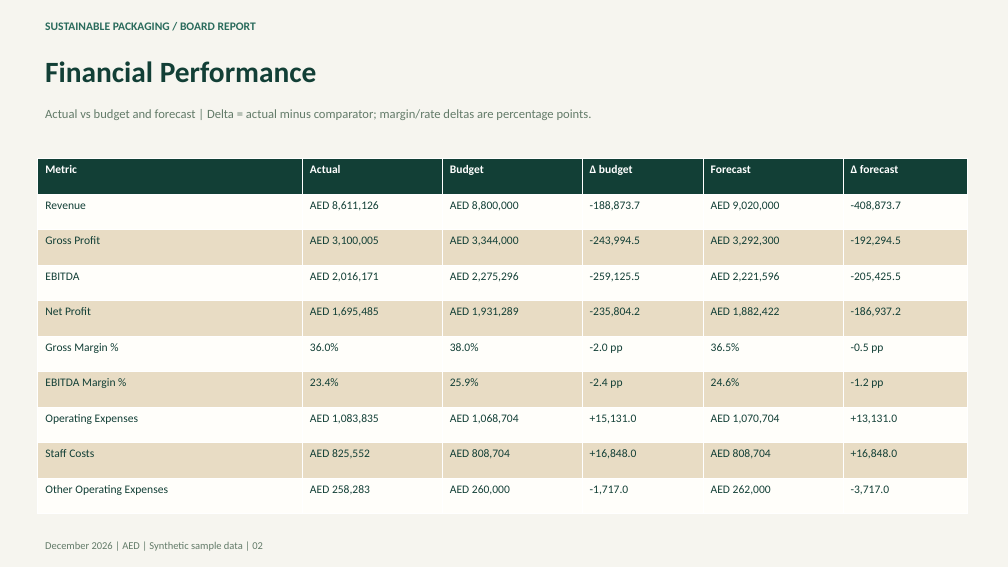
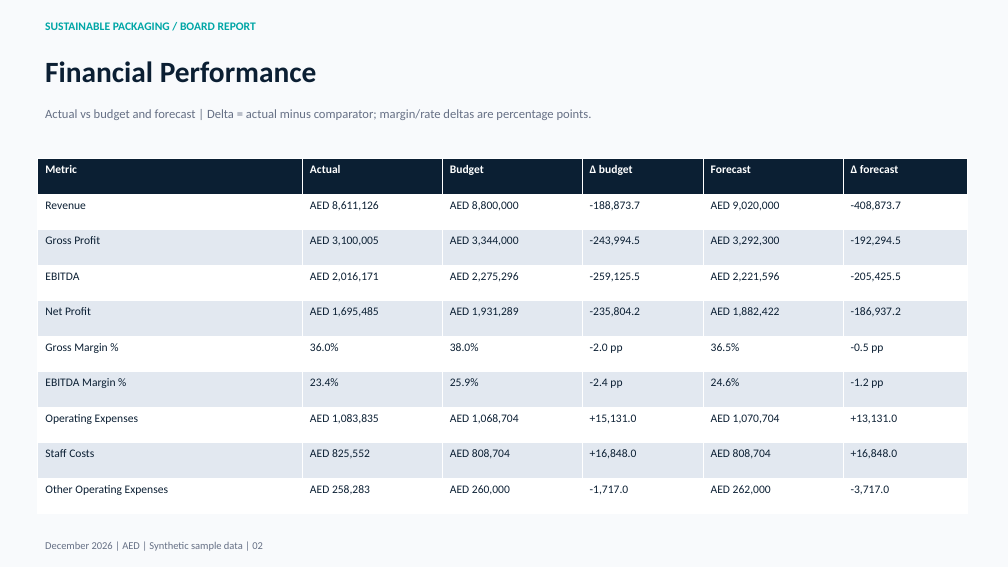
Before and after one commit to mikespence1/finance-intelligence-visual, a slide deck: slide 2 of finance-intelligence/examples/sustainable_packaging_board_2026-12.pptx. Drawn at 1008x567 pixels with LibreOffice and Linux fonts; fonts in the diff are those of the drawing. Boxes give left, top, right and bottom in pixels: in the first picture for what was removed or moved away, otherwise in the second. Text is boxed around its words. In the diff, an @@ line names an element or a change of style, - is before the commit and + after.

Commit message:
Apply DataPillars brand colours across dashboard and board packs

```diff
--- a/finance-intelligence/examples/sustainable_packaging_board_2026-12.pptx
+++ b/finance-intelligence/examples/sustainable_packaging_board_2026-12.pptx
@@ background #F6F5EF to #F8FAFC @@
@@ text "SUSTAINABLE PACKAGING / BOARD REPORT" at [45, 22, 256, 30]: text colour #2A6B5C to #00A6A6 @@
@@ text "Financial Performance" at [45, 61, 317, 83]: text colour #123F36 to #0B1F33 @@
@@ text "Actual vs budget and forecast ..." at [45, 109, 592, 120]: text colour #637B69 to #667085 @@
@@ table at [38, 159, 968, 514] @@
@@ fill #123F36 to #0B1F33 in row 1 @@
@@ fill #FFFEFA to #FFFFFF in 30 cells @@
@@ fill #E8DCC4 to #E2E8F0 in 24 cells @@
@@ text colour #123F36 to #0B1F33 @@
@@ text "December 2026 | AED | ..." at [45, 542, 263, 551]: text colour #637B69 to #667085 @@
```
Also in this commit, not shown: 10 other slides changed, 8 other files.
